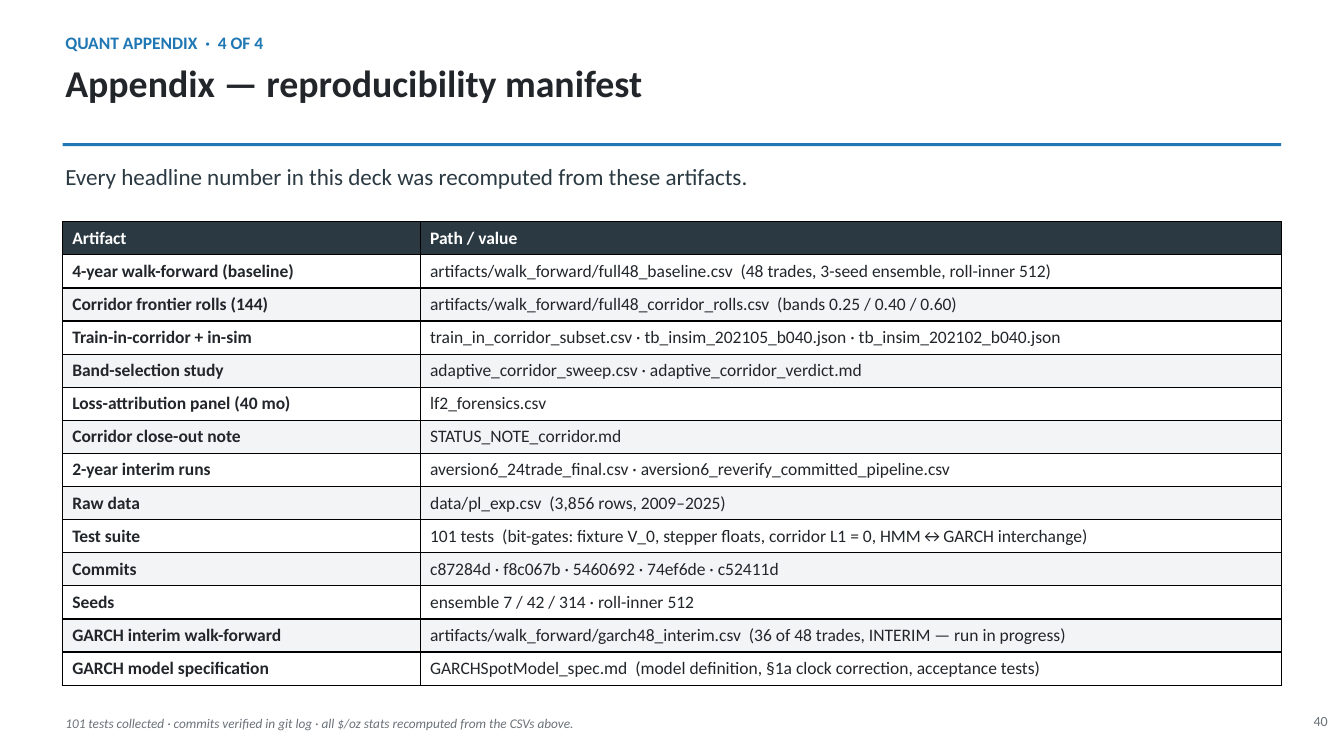
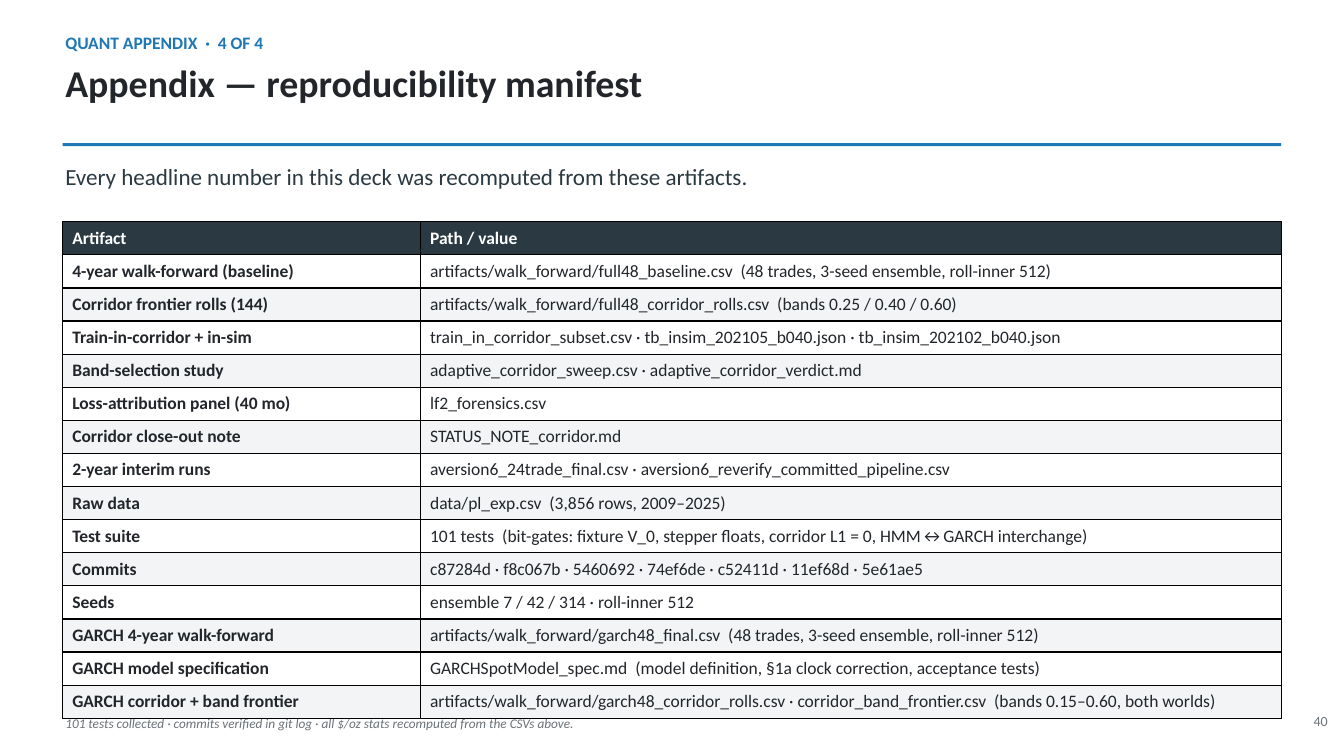
Before and after one commit to sylam/riskflow, a slide deck: slide 40 of artifacts/platinum_hedge_management_deck.pptx. Drawn at 1344x756 pixels with LibreOffice and Linux fonts; fonts in the diff are those of the drawing. Boxes give left, top, right and bottom in pixels: in the first picture for what was removed or moved away, otherwise in the second. Text is boxed around its words. In the diff, an @@ line names an element or a change of style, - is before the commit and + after.

```diff
--- a/artifacts/platinum_hedge_management_deck.pptx
+++ b/artifacts/platinum_hedge_management_deck.pptx
@@ table at bbox=[63, 222, 1281, 714] @@
-row 11, column 2: c87284d · f8c067b · 5460692 · 74ef6de · c52411d
+row 11, column 2: c87284d · f8c067b · 5460692 · 74ef6de · c52411d · 11ef68d · 5e61ae5
-row 13, column 1: GARCH interim walk-forward
+row 13, column 1: GARCH 4-year walk-forward
-row 13, column 2: artifacts/walk_forward/garch48_interim.csv (36 of 48 trades, INTERIM — run in progress)
+row 13, column 2: artifacts/walk_forward/garch48_final.csv (48 trades, 3-seed ensemble, roll-inner 512)
+row 15: GARCH corridor + band frontier | artifacts/walk_forward/garch48_corridor_rolls.csv · corridor_band_frontier.csv (bands 0.15–0.60, both worlds)
```
Also in this commit, not shown: 5 other slides changed.
